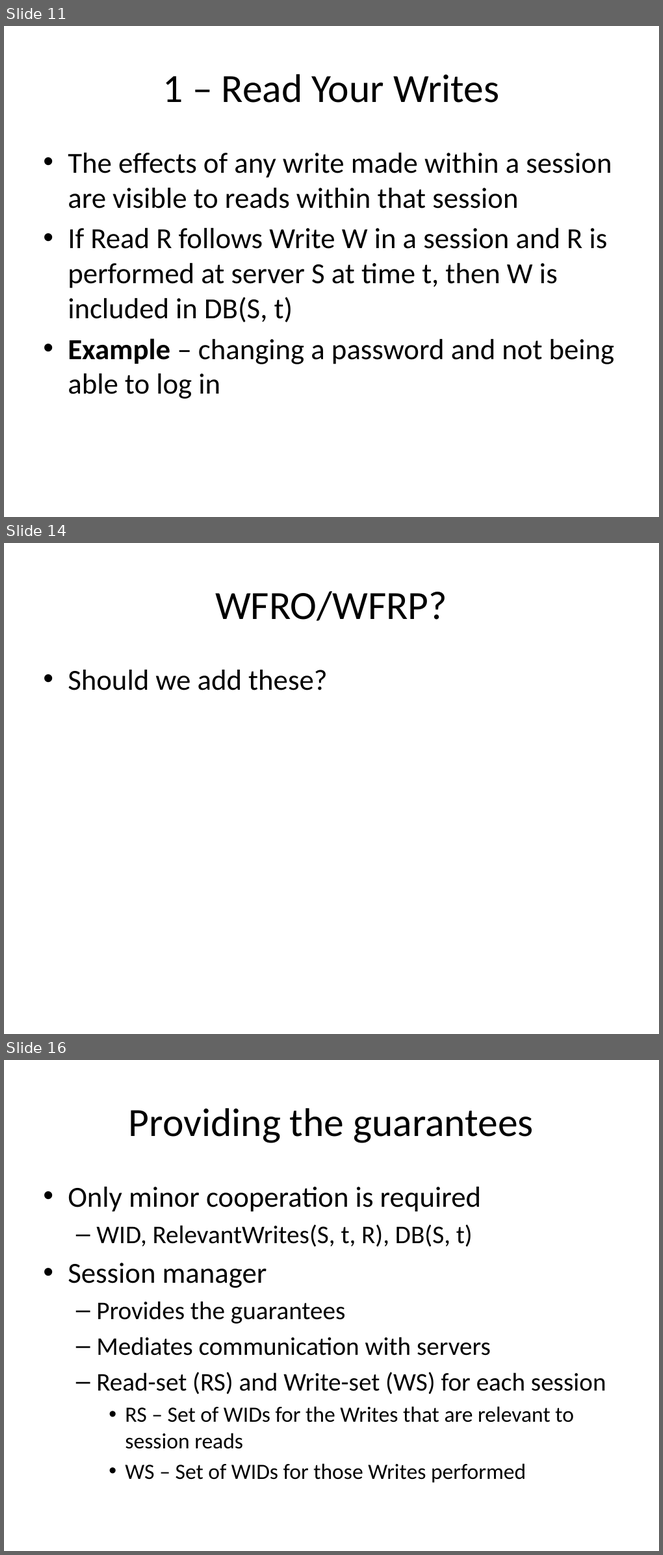
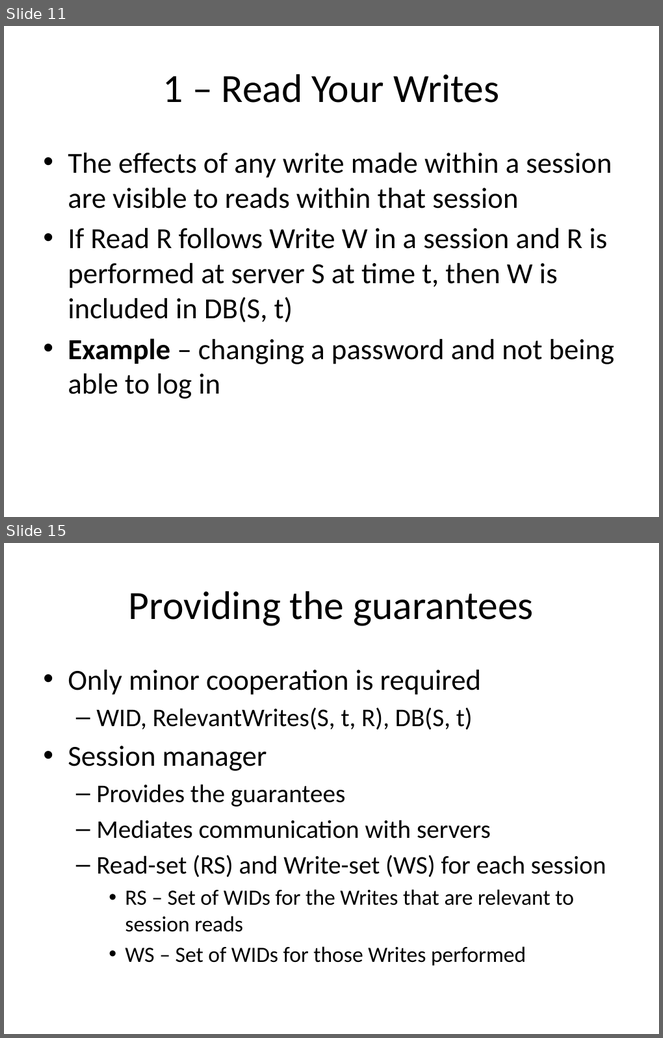
Before and after one commit to balidani/bomberman, a slide deck: presentation/slides_daniel.pptx. Shown one above the other, each under a label of ours: slides 11, 14 and 16 before the commit, slides 11 and 15 after it; the slides between them are not shown. The pictures are 663x1555 and 663x1038 pixels, drawn with LibreOffice and Linux fonts; fonts in the diff are those of the drawing. Boxes give left, top, right and bottom in pixels: in the first picture for what was removed or moved away, otherwise in the second. Text is boxed around its words. In the diff, an @@ line names an element or a change of style, - is before the commit and + after.

```diff
--- a/presentation/slides_daniel.pptx
+++ b/presentation/slides_daniel.pptx
@@ slide 14 removed at <box>4,543,659,1034</box>, background #FFFFFF @@
@@ title removed at <box>215,591,447,621</box> @@
-WFRO/WFRP?
@@ text removed at <box>68,670,327,691</box> @@
-• Should we add these?
@@ what was slide 16 is now slide 15 @@
```
Also in this commit, not shown: 3 slides changed.
